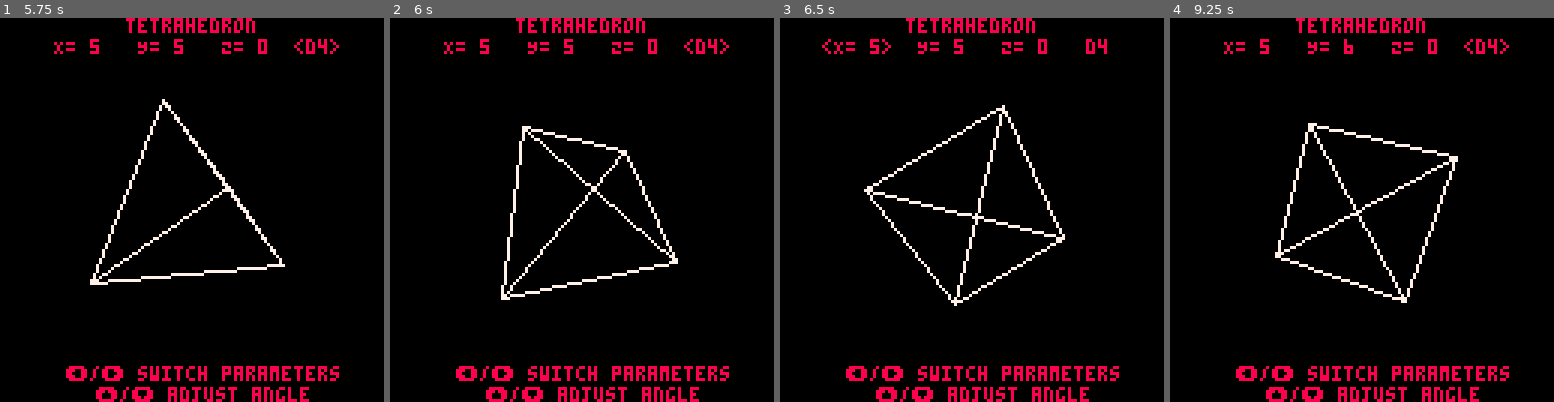
Above: before the commit, frames 1-4 (left to right).
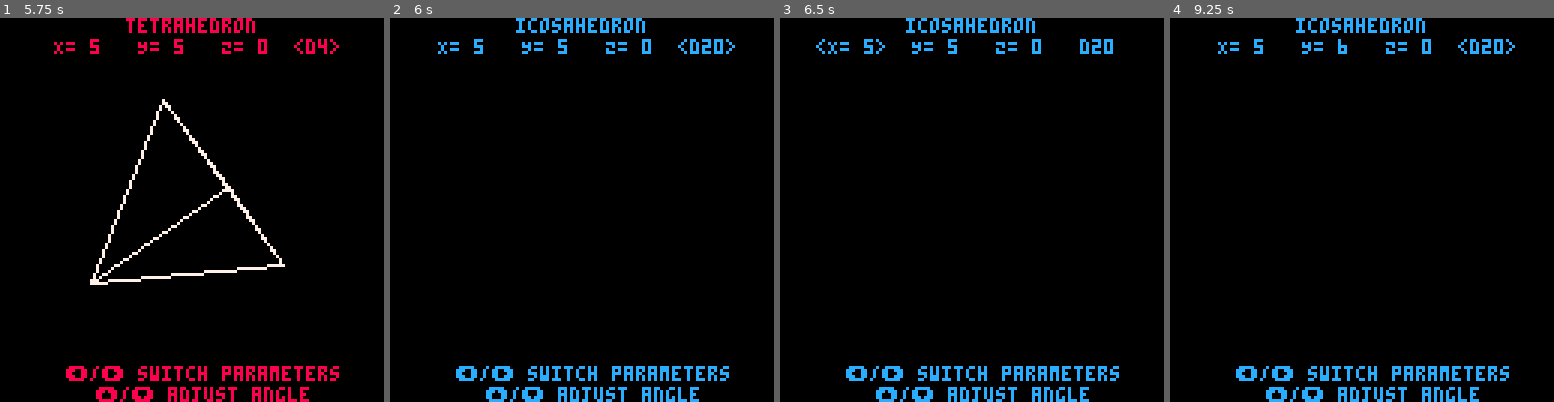
Above: after the commit, the same moments.

Repository: kakardo/Pico-8
Game: PICO-8 cartridge game carts/02 platonic solids viewer/platonic_solids_viewer.p8
Same seed, same stepped clock (60 frames per second), same inputs: the game is played once before the commit and once after it.
Inputs:
- Up to frame 1 (5.75 s): hold Right 1.6-2.1 s; hold Up 2.15-2.42 s; hold Right 2.47-3.03 s; hold Left 3.08-3.58 s; hold Down 3.63-3.97 s; hold Right 4.02-4.68 s; hold Up 4.73-5.03 s; hold Left 5.08-5.68 s; hold Down from 5.73 s (still down)
- Up to frame 2 (6 s): keep holding Down
- Up to frame 3 (6.5 s): release Down at 6.03 s; hold Right from 6.08 s (still down)
- Up to frame 4 (9.25 s): release Right at 6.58 s; hold Right 6.63-7.13 s; hold Up 7.18-7.45 s; hold Right 7.5-8.07 s; hold Left 8.12-8.62 s; hold Down 8.67-9 s; hold Right from 9.05 s (still down)

Frame 1 is identical in both runs. In frame 2, 5.8% of the frame differs, in the area x 12-90%, y 0-100%; in frame 3, 5.9%; in frame 4, 5.9%.

Commit message:
Solids shape is now toggle-able in menu.

Diff:
--- a/game carts/02 platonic solids viewer/main.lua
+++ b/game carts/02 platonic solids viewer/main.lua
@@ -132,7 +132,11 @@
 		elseif selected == 2 then
 			angle_z_step += 0.001
 		else
-			shape += 0
+			if shape == 5 then
+				shape = 1
+			else
+				shape += 1
+			end
 		end
 	end
 	if btnp(3) then
@@ -143,7 +147,11 @@
 		elseif selected == 2 then
 			angle_z_step -= 0.001
 		else
-			shape += 0
+			if shape == 1 then
+				shape = 5
+			else
+				shape -= 1
+			end
 		end
 	end
 
